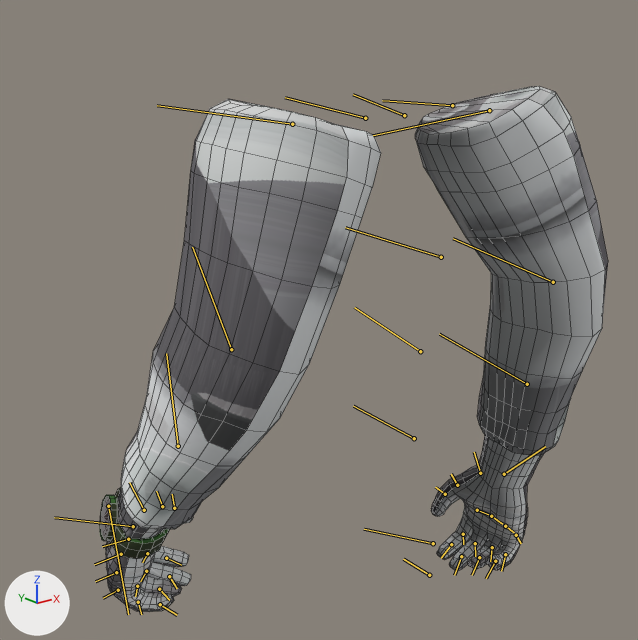
The FBX model Assets/BisonAlphaProduction/Animations/ArmDoor_LEFT_DoorPush.fbx, before and after one commit.
Rendered twice from a 50 mm camera at (-0.861, -0.896, 1.908) aimed at (0.05, 0.243, 1.453). Arrows for +X, +Y and +Z are at lower left; the lights stay in place. Both versions are drawn at frame 7 of the action 'Take 001'; the numbers are the values there. The bones that bend it are drawn over the model as lines. Mesh edges are drawn as thin lines.

Objects in the first picture: 'Arms_Mesh'.
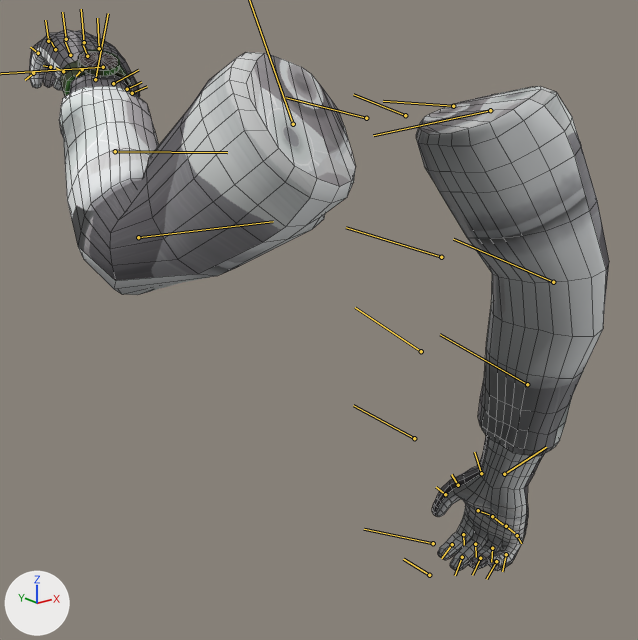
What differs and where, as boxes (x1, y1, x2, y2) in the pictures (638 x 640 px):
```json
{"object": "Arms_Mesh", "change": "posed", "before": [100, 86, 608, 612], "after": [29, 29, 609, 571], "on screen": "14% wider"}
{"bone": "Base HumanLForearm1", "before": "(231, 349) to (192, 247)", "after": "(138, 237) to (273, 221)"}
{"bone": "Base HumanLPalm", "before": "(133, 526) to (54, 517)", "after": "(95, 79) to (108, 13)"}
{"bone": "Base HumanLDigit11", "before": "(144, 510) to (129, 482)", "after": "(113, 83) to (138, 70)"}
{"bone": "Base HumanLDigit12", "before": "(162, 506) to (156, 491)", "after": "(127, 89) to (141, 82)"}
{"bone": "Base HumanLDigit13", "before": "(174, 508) to (172, 494)", "after": "(132, 93) to (147, 86)"}
{"bone": "Base HumanLDigit21", "before": "(128, 539) to (102, 546)", "after": "(99, 48) to (97, 18)"}
{"bone": "Base HumanLDigit23", "before": "(166, 558) to (181, 565)", "after": "(82, 69) to (76, 76)"}
{"bone": "Base HumanLDigit31", "before": "(121, 554) to (94, 564)", "after": "(84, 42) to (81, 9)"}
{"bone": "Base HumanLDigit33", "before": "(169, 576) to (177, 588)", "after": "(63, 71) to (55, 67)"}
{"bone": "Base HumanLDigit41", "before": "(116, 572) to (95, 581)", "after": "(66, 39) to (62, 12)"}
{"bone": "Base HumanLDigit42", "before": "(137, 586) to (135, 596)", "after": "(55, 49) to (49, 38)"}
{"bone": "Base HumanLDigit51", "before": "(118, 590) to (103, 598)", "after": "(48, 41) to (45, 20)"}
{"bone": "Base HumanLDigit53", "before": "(160, 604) to (177, 615)", "after": "(33, 73) to (25, 80)"}
```

The change, as JSON lines over the scene's bpy script:
```json
{"block": "bone_base_humanlupperarm", "where": "bone_base_humanlupperarm = bpy.data.objects['Armature'].pose.bones['Base HumanLUpperarm']  # child of 'Base HumanLCollarbone'"}
{"op": "set", "path": "bone_base_humanlupperarm.rotation_quaternion", "old": "(0.996, -0.037, -0.08, 0.019)", "new": "(0.897, -0.115, -0.032, 0.426)", "note": "degrees (-5, -9, 3) -> degrees (-14, 2, 51)"}
{"block": "bone_base_humanlforearm1", "where": "bone_base_humanlforearm1 = bpy.data.objects['Armature'].pose.bones['Base HumanLForearm1']  # child of 'Base HumanLUpperarm'"}
{"op": "set", "path": "bone_base_humanlforearm1.rotation_quaternion", "old": "(0.972, 0.03, -0.04, 0.229)", "new": "(0.717, 0.389, 0.234, 0.529)", "note": "degrees (2, -5, 26) -> degrees (54, -4, 71)"}
{"block": "bone_base_humanlpalm", "where": "bone_base_humanlpalm = bpy.data.objects['Armature'].pose.bones['Base HumanLPalm']  # child of 'Base HumanLForearm2'"}
{"op": "set", "path": "bone_base_humanlpalm.rotation_quaternion", "old": "(0.984, 0.13, -0.082, -0.093)", "new": "(0.992, 0.114, 0.045, -0.042)", "note": "degrees (16, -8, -12) -> degrees (13, 6, -4)"}
{"block": "bone_base_humanldigit11", "where": "bone_base_humanldigit11 = bpy.data.objects['Armature'].pose.bones['Base HumanLDigit11']  # child of 'Base HumanLPalm'"}
{"op": "set", "path": "bone_base_humanldigit11.rotation_quaternion", "old": "(1.0, -0.003, 0.002, 0.025)", "new": "(0.986, -0.011, 0.008, 0.165)", "note": "degrees (0, 0, 3) -> degrees (-1, 1, 19)"}
{"block": "bone_base_humanldigit12", "where": "bone_base_humanldigit12 = bpy.data.objects['Armature'].pose.bones['Base HumanLDigit12']  # child of 'Base HumanLDigit11'"}
{"op": "set", "path": "bone_base_humanldigit12.rotation_quaternion", "old": "(1.0, -0.002, 0.001, 0.004)", "new": "(0.999, -0.012, 0.004, 0.039)", "note": "degrees (0, 0, 0) -> degrees (-1, 1, 4)"}
{"block": "bone_base_humanldigit13", "where": "bone_base_humanldigit13 = bpy.data.objects['Armature'].pose.bones['Base HumanLDigit13']  # child of 'Base HumanLDigit12'"}
{"op": "set", "path": "bone_base_humanldigit13.rotation_quaternion", "old": "(1.0, -0.002, 0.0, 0.004)", "new": "(0.999, -0.013, 0.0, 0.039)", "note": "degrees (0, 0, 0) -> degrees (-1, 0, 4)"}
{"block": "bone_base_humanldigit21", "where": "bone_base_humanldigit21 = bpy.data.objects['Armature'].pose.bones['Base HumanLDigit21']  # child of 'Base HumanLPalm'"}
{"op": "set", "path": "bone_base_humanldigit21.rotation_quaternion", "old": "(1.0, 0.0, 0.0, 0.001)", "new": "(1.0, 0.001, -0.001, 0.032)", "note": "degrees (0, 0, 0) -> degrees (0, 0, 4)"}
{"block": "bone_base_humanldigit23", "where": "bone_base_humanldigit23 = bpy.data.objects['Armature'].pose.bones['Base HumanLDigit23']  # child of 'Base HumanLDigit22'"}
{"op": "set", "path": "bone_base_humanldigit23.rotation_quaternion", "old": "(1.0, 0.0, 0.0, 0.002)", "new": "(0.999, 0.001, 0.0, 0.037)", "note": "degrees (0, 0, 0) -> degrees (0, 0, 4)"}
{"block": "bone_base_humanldigit31", "where": "bone_base_humanldigit31 = bpy.data.objects['Armature'].pose.bones['Base HumanLDigit31']  # child of 'Base HumanLPalm'"}
{"op": "set", "path": "bone_base_humanldigit31.rotation_quaternion", "old": "(1.0, 0.0, 0.0, 0.001)", "new": "(0.999, 0.0, -0.001, 0.035)", "note": "degrees (0, 0, 0) -> degrees (0, 0, 4)"}
{"block": "bone_base_humanldigit33", "where": "bone_base_humanldigit33 = bpy.data.objects['Armature'].pose.bones['Base HumanLDigit33']  # child of 'Base HumanLDigit32'"}
{"op": "set", "path": "bone_base_humanldigit33.rotation_quaternion", "old": "(1.0, 0.0, 0.0, 0.001)", "new": "(0.999, 0.001, -0.001, 0.035)", "note": "degrees (0, 0, 0) -> degrees (0, 0, 4)"}
{"block": "bone_base_humanldigit41", "where": "bone_base_humanldigit41 = bpy.data.objects['Armature'].pose.bones['Base HumanLDigit41']  # child of 'Base HumanLPalm'"}
{"op": "set", "path": "bone_base_humanldigit41.rotation_quaternion", "old": "(1.0, 0.0, 0.0, 0.001)", "new": "(0.999, 0.0, -0.001, 0.034)", "note": "degrees (0, 0, 0) -> degrees (0, 0, 4)"}
{"block": "bone_base_humanldigit42", "where": "bone_base_humanldigit42 = bpy.data.objects['Armature'].pose.bones['Base HumanLDigit42']  # child of 'Base HumanLDigit41'"}
{"op": "set", "path": "bone_base_humanldigit42.rotation_quaternion", "old": "(1.0, 0.0, 0.0, 0.001)", "new": "(0.999, 0.001, -0.001, 0.034)", "note": "degrees (0, 0, 0) -> degrees (0, 0, 4)"}
{"block": "bone_base_humanldigit51", "where": "bone_base_humanldigit51 = bpy.data.objects['Armature'].pose.bones['Base HumanLDigit51']  # child of 'Base HumanLPalm'"}
{"op": "set", "path": "bone_base_humanldigit51.rotation_quaternion", "old": "(1.0, 0.0, 0.0, 0.001)", "new": "(1.0, 0.0, -0.003, 0.03)", "note": "degrees (0, 0, 0) -> degrees (0, 0, 3)"}
{"block": "bone_base_humanldigit53", "where": "bone_base_humanldigit53 = bpy.data.objects['Armature'].pose.bones['Base HumanLDigit53']  # child of 'Base HumanLDigit52'"}
{"op": "set", "path": "bone_base_humanldigit53.rotation_quaternion", "old": "(1.0, 0.0, 0.0, 0.001)", "new": "(1.0, 0.003, 0.0, 0.03)", "note": "degrees (0, 0, 0) -> degrees (0, 0, 3)"}
```
